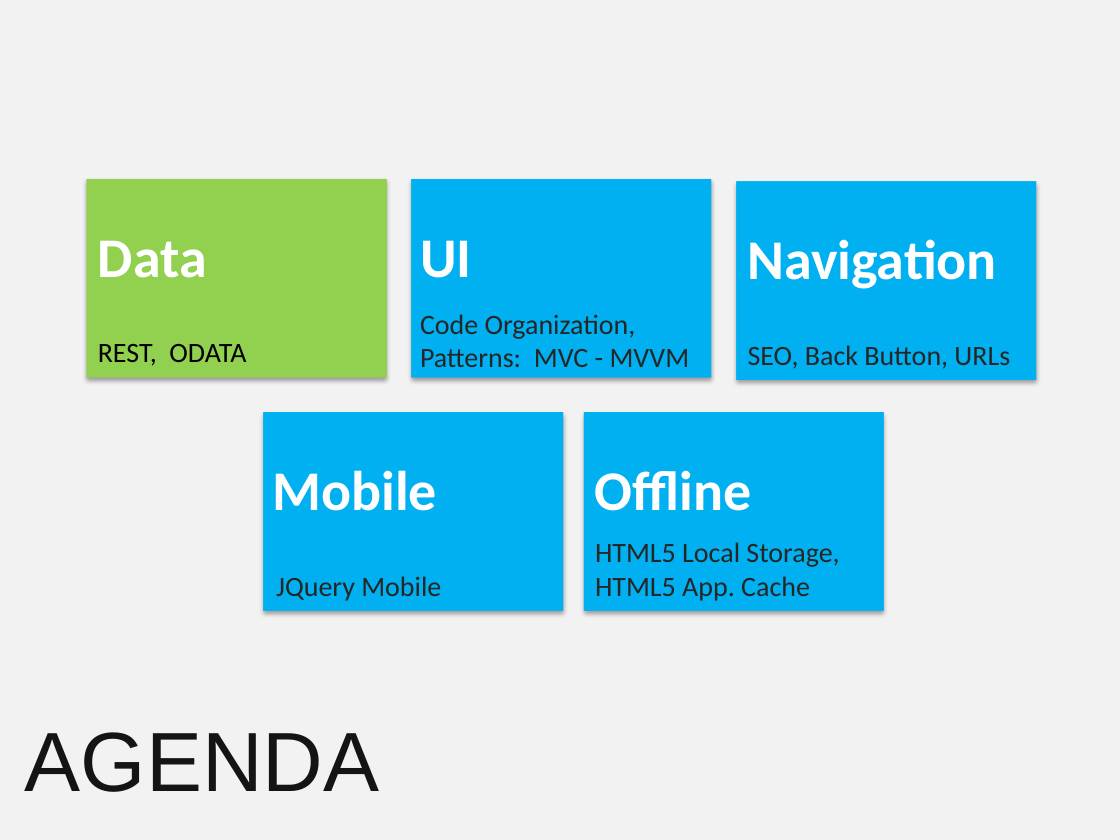
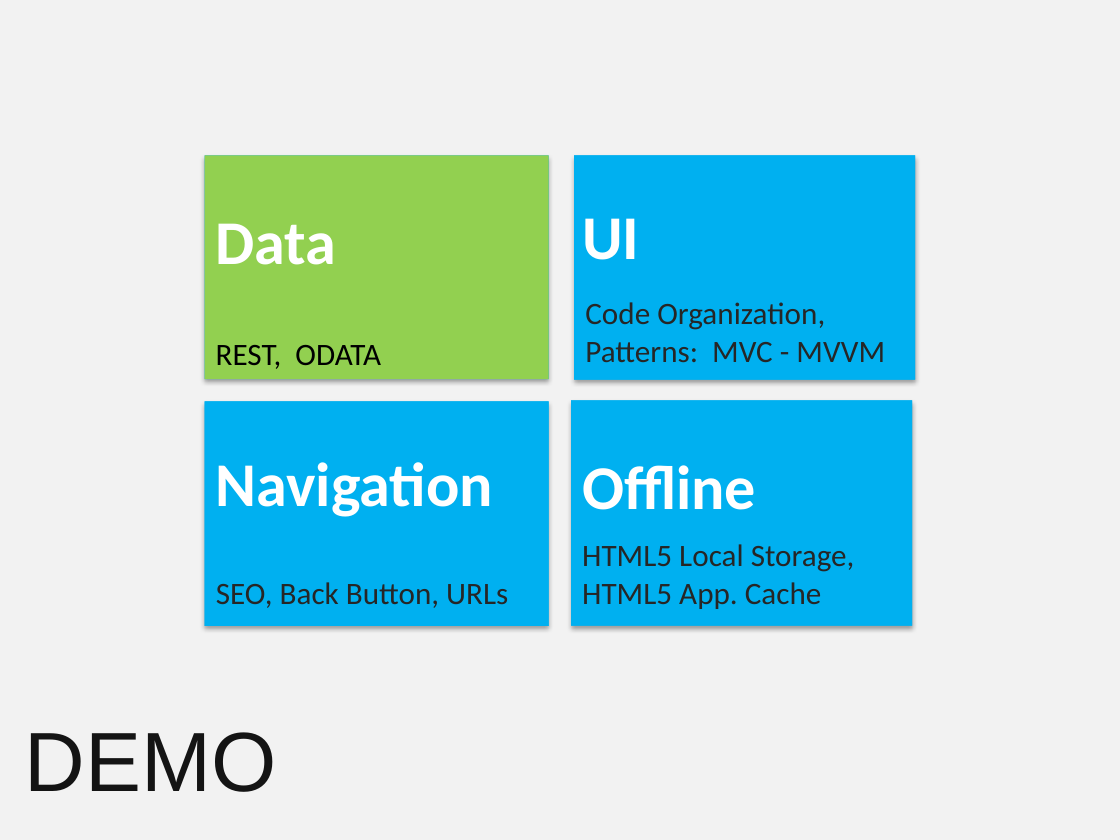
Before and after one commit to angelnunezsalazar/Presentations, a slide deck: slide 9 of SinglePageApplications_CodePassion2012/ppt/SinglePageApplications.pptx (slide 5 before the commit). Drawn at 1120x840 pixels with LibreOffice and Linux fonts; fonts in the diff are those of the drawing. Boxes give left, top, right and bottom in pixels: in the first picture for what was removed or moved away, otherwise in the second. Text is boxed around its words. In the diff, an @@ line names an element or a change of style, - is before the commit and + after.

```diff
--- a/SinglePageApplications_CodePassion2012/ppt/SinglePageApplications.pptx
+++ b/SinglePageApplications_CodePassion2012/ppt/SinglePageApplications.pptx
@@ rectangle removed at [86,179,386,377] @@
@@ rectangle: place and size @@
-rectangle at [86,179,386,377]
+rectangle at [205,156,549,380]
@@ rectangle at [205,156,549,380]: shadow off @@
@@ rectangle: place and size @@
-rectangle at [411,179,711,377]
+rectangle at [205,156,549,380]
@@ rectangle removed at [411,179,711,377] @@
@@ rectangle: place and size @@
-rectangle at [737,181,1037,380]
+rectangle at [575,156,916,380]
@@ rectangle: place and size @@
-rectangle at [737,181,1037,380]
+rectangle at [575,156,916,380]
@@ text "Data": place and size @@
-text "Data" at [98,240,207,278]
+text "Data" at [216,223,337,265]
@@ text "UI": place and size @@
-text "UI" at [420,240,471,278]
+text "UI" at [582,218,639,260]
@@ text "Code Organization,": place and size @@
-text "Code Organization," at [420,314,690,367]
+text "Code Organization," at [585,302,885,363]
@@ text "REST, ODATA": place and size @@
-text "REST, ODATA" at [98,344,246,366]
+text "REST, ODATA" at [216,345,381,369]
@@ rectangle: place and size @@
-rectangle at [263,412,563,610]
+rectangle at [205,401,549,625]
@@ rectangle: place and size @@
-rectangle at [263,412,563,610]
+rectangle at [205,401,549,625]
@@ rectangle: place and size @@
-rectangle at [584,412,884,610]
+rectangle at [571,401,913,626]
@@ rectangle: place and size @@
-rectangle at [584,412,884,610]
+rectangle at [571,401,913,626]
@@ size 36 to 40 pt in 4 elements at [582,465,756,510], [216,223,337,265], [582,218,639,260], [216,462,493,517] @@
@@ text "Navigation": place and size @@
-text "Navigation" at [747,239,996,289]
+text "Navigation" at [216,462,493,517]
@@ text "Offline": place and size @@
-text "Offline" at [595,470,752,511]
+text "Offline" at [582,465,756,510]
@@ text removed at [273,470,438,511] @@
-Mobile
@@ text "HTML5 Local Storage, HTML5 App. ...": place and size @@
-text "HTML5 Local Storage, HTML5 App. ..." at [595,542,839,601]
+text "HTML5 Local Storage, HTML5 App. ..." at [582,544,855,609]
@@ size 18 to 20 pt in 4 elements at [582,544,855,609], [585,302,885,363], [216,345,381,369], [216,582,508,608] @@
@@ text "SEO, Back Button, URLs": place and size @@
-text "SEO, Back Button, URLs" at [748,345,1010,369]
+text "SEO, Back Button, URLs" at [216,582,508,608]
@@ text removed at [276,576,441,601] @@
-JQuery Mobile
@@ text removed at [25,732,379,792] @@
-AGENDA
@@ text added at [25,732,277,792], 54 pt, text #141414 @@
+DEMO
```
Also in this commit, not shown: 7 other slides changed, 7 slides added, 2 slides removed, 2 other files.
